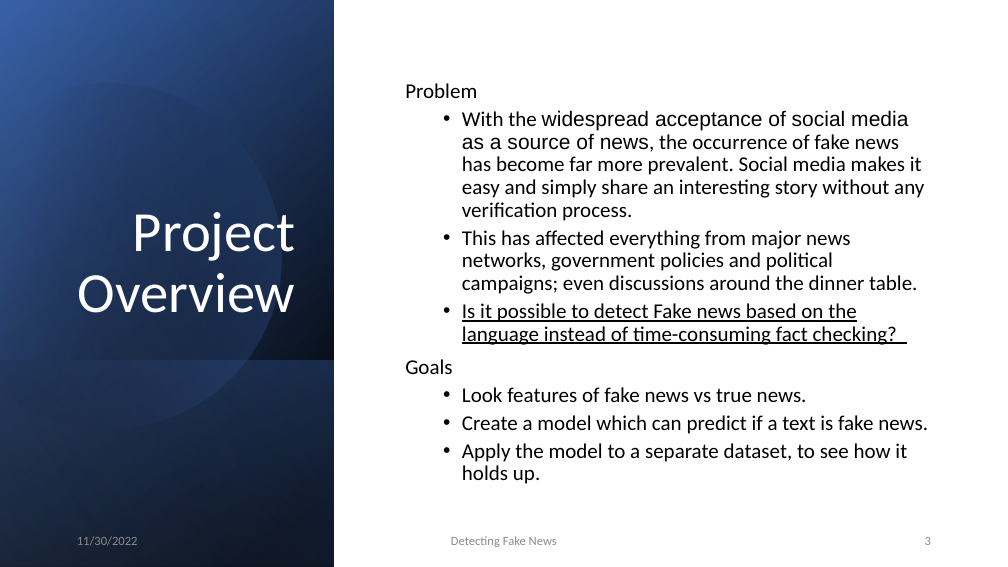
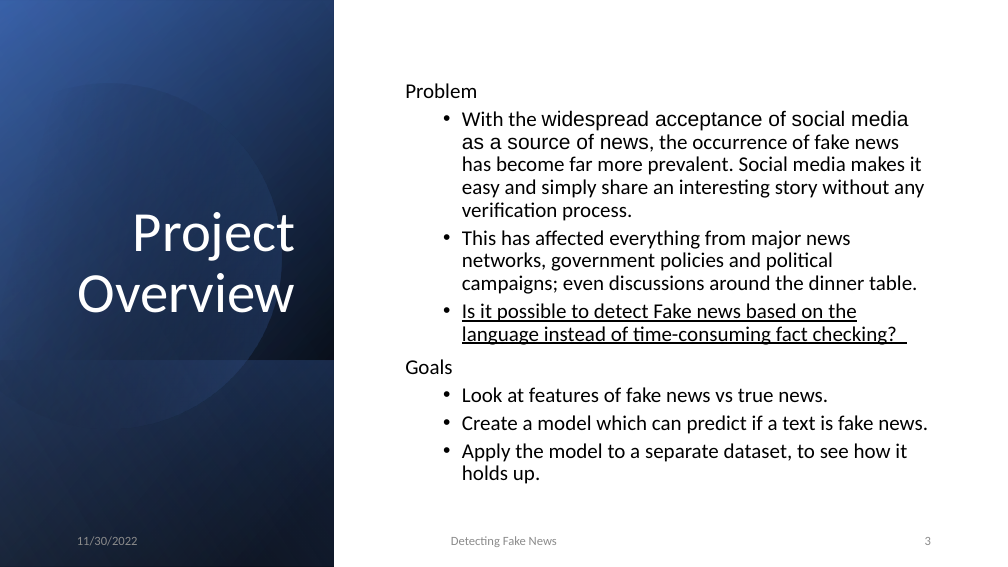
Before and after one commit to blasher565/dm_cs522, a slide deck: slide 3 of final project/Powerpoint/lash_final_fakenews.pptx. Drawn at 1008x567 pixels with LibreOffice and Linux fonts; fonts in the diff are those of the drawing. Boxes give left, top, right and bottom in pixels: in the first picture for what was removed or moved away, otherwise in the second. Text is boxed around its words. In the diff, an @@ line names an element or a change of style, - is before the commit and + after.

```diff
--- a/final project/Powerpoint/lash_final_fakenews.pptx
+++ b/final project/Powerpoint/lash_final_fakenews.pptx
@@ text at bbox=[462, 387, 828, 402]: text changed @@
-  • Look features of fake news vs true news.
+  • Look at features of fake news vs true news.
```
Also in this commit, not shown: 1 other slide changed, 1 other file.
